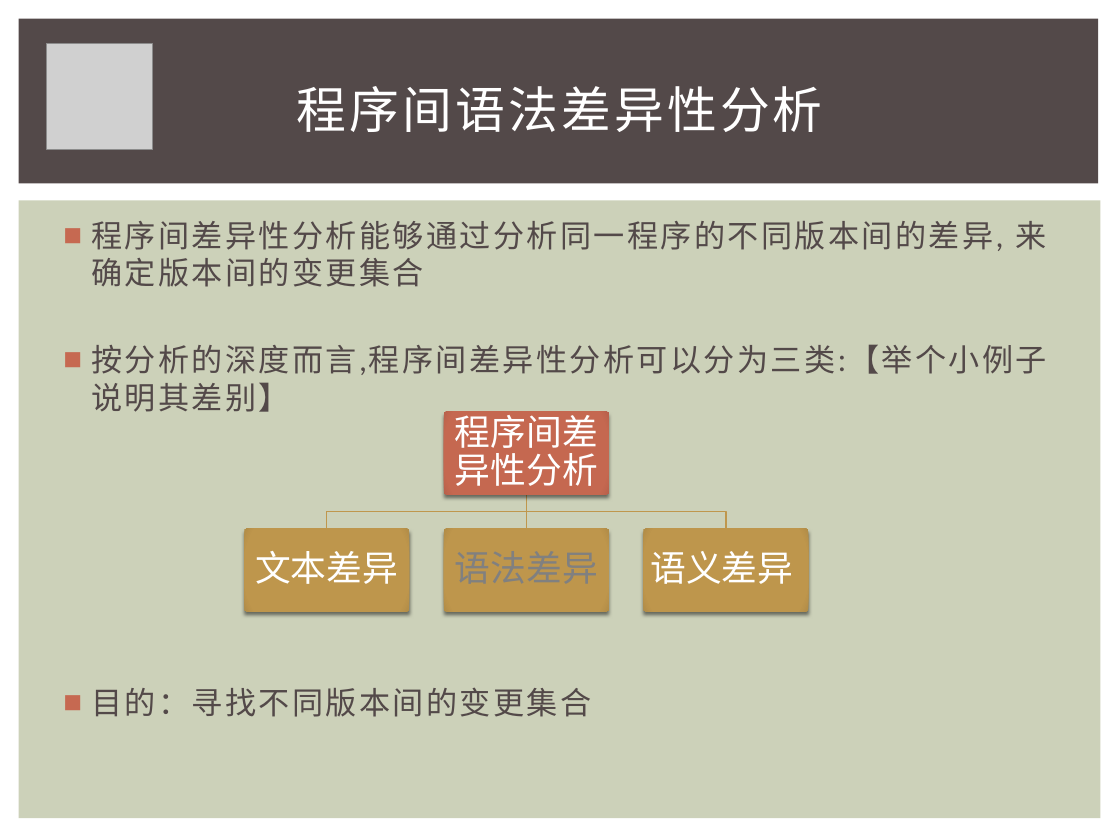
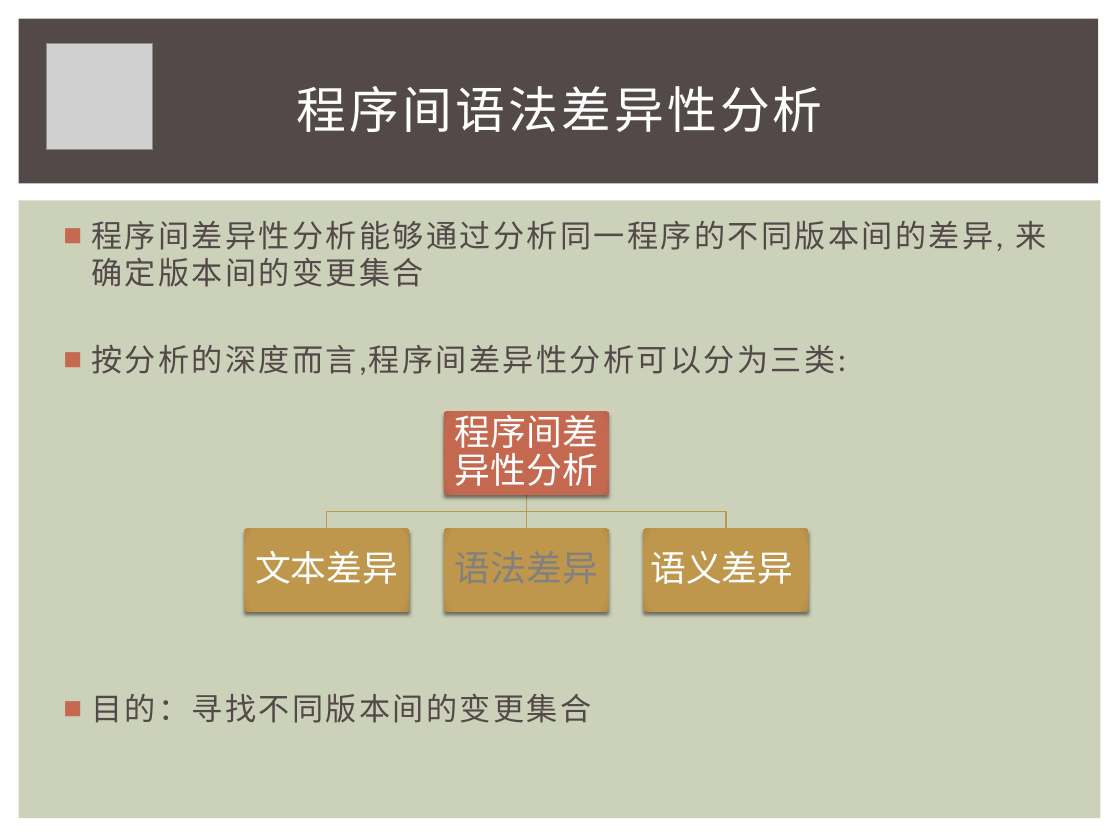
Before and after one commit to iewrer/mythesis, a slide deck: slide 10 of 答辩PPT.pptx. Drawn at 1120x840 pixels with LibreOffice and Linux fonts; fonts in the diff are those of the drawing; grey boxes stand for pictures. Boxes give left, top, right and bottom in pixels: in the first picture for what was removed or moved away, otherwise in the second. Text is boxed around its words. In the diff, an @@ line names an element or a change of style, - is before the commit and + after.

```diff
--- a/答辩PPT.pptx
+++ b/答辩PPT.pptx
@@ text at (91, 345, 845, 375): text changed @@
-■ 按分析的深度而言,程序间差异性分析可以分为三类:【举个小例子说明其差别】
+■ 按分析的深度而言,程序间差异性分析可以分为三类:
```
Also in this commit, not shown: 12 other slides changed, 2 slides added, 2 slides removed.
